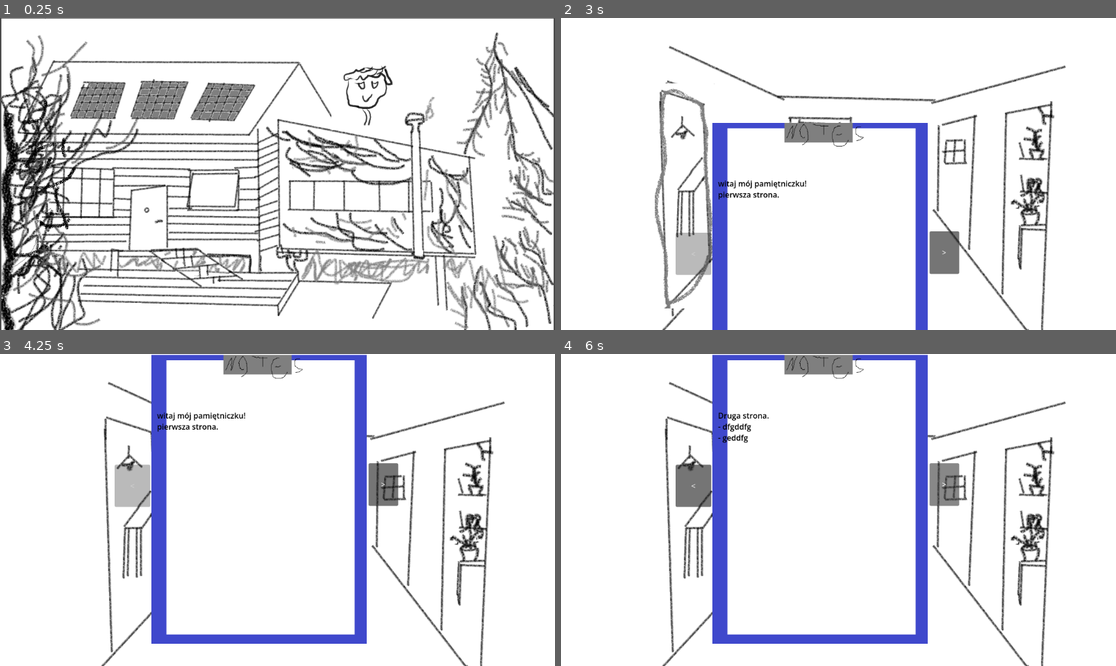
Above: before the commit, frames 1-4 (two rows, left to right).
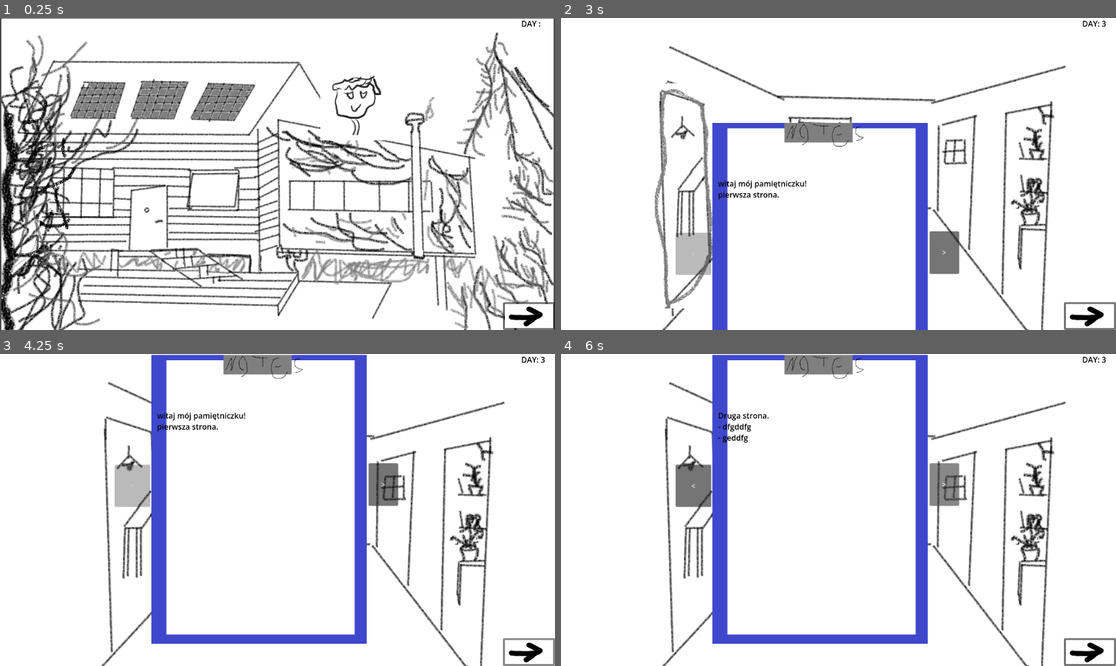
Above: after the commit, the same moments.

Repository: SwiezeBulki/gierka
Game: Godot game, scene res://src/dom_out.tscn
The game is run twice, just before and just after one commit, with the same random seed, the same clock (stepped at 60 frames per second) and the same inputs.
Inputs (mouse positions are in pixels of both pictures, inside the frame that each line leads up to):
- Up to frame 1 (0.25 s): no input
- Up to frame 2 (3 s): click (1088, 317) at 0.52 s; click (1088, 317) at 1.27 s; click (1088, 317) at 2.02 s; tap Enter (ui_accept) at 2.75 s; move the mouse to (710, 217) at 2.77 s; hold N (toggle_notebook) from 2.78 s (still down); click (710, 217) at 2.92 s
- Up to frame 3 (4.25 s): tap Enter (ui_accept) at 3.02 s; release N (toggle_notebook) at 3.5 s; click (527, 653) at 3.52 s
- Up to frame 4 (6 s): click ">" at 4.25 s; click "<" at 5 s; click ">" at 5.75 s

The runs differ from the first frame. In frame 1, 1.3% of the frame differs, in the area x 57-100%, y 0-100%; in frame 2, 0.4%; in frame 3, 0.4%; in frame 4, 0.4%.

Commit message:
Add game loop and npc Manager

Diff:
--- a/project.godot
+++ b/project.godot
@@ -21,7 +21,9 @@
 [autoload]
 
 Sygnaly="*res://src/sygnaly.gd"
+GameLoop="*uid://b1kuwaurs2as3"
 DialogManager="*uid://4esfsqcj053j"
+NpcManager="*uid://bj5fqmxvnplbj"
 UiNotes="*uid://fivqeared447"
 
 [input]
--- /dev/null
+++ b/src/dom_out.gd
@@ -0,0 +1,22 @@
+extends Node2D
+@export var room_name = ""
+@onready var spawn_points = $SpawnPoints
+
+func _ready() -> void:
+	spawn_npcs_in_room()
+
+func spawn_npcs_in_room():
+	print("--- DEBUG SPAWNOWANIA ---")
+	print("Pokój: ", room_name)
+	var npcs_to_spawn = NpcManager.get_npcs_for_room(room_name)
+	print("NPC, którzy powinni tu być według Managera: ", npcs_to_spawn)
+	for npc in npcs_to_spawn:
+		if NpcManager.npc_scenes.has(npc):
+			var npc_instance = NpcManager.npc_scenes[npc].instantiate()
+			npc_instance.current_room_name = room_name
+			var point = spawn_points.get_node_or_null(npc)
+			if point :
+				npc_instance.global_position = point.global_position
+			else :
+				npc_instance.global_position = Vector2(100, 100)
+			add_child(npc_instance)
--- a/src/dom_out.tscn
+++ b/src/dom_out.tscn
@@ -1,18 +1,14 @@
 [gd_scene format=3 uid="uid://bvc7xdkt1pr0y"]
 
+[ext_resource type="Script" uid="uid://djg47po52afp2" path="res://src/dom_out.gd" id="1_idohv"]
 [ext_resource type="Texture2D" uid="uid://bbvoof51ytme8" path="res://obrazki/front.png" id="1_pdmda"]
 [ext_resource type="Script" uid="uid://byujm8oroi4g3" path="res://src/drzwifront.gd" id="2_idohv"]
 [ext_resource type="Texture2D" uid="uid://cs77tv4crrjuj" path="res://obrazki/drzwi front.png" id="3_he4n6"]
-[ext_resource type="Script" uid="uid://wjaibnfepycj" path="res://src/gosciu_1.gd" id="4_r10qw"]
-[ext_resource type="Texture2D" uid="uid://ynxgu3tjatv8" path="res://obrazki/gosc1.png" id="5_1p4j6"]
 [ext_resource type="Script" uid="uid://33s42qdv05jw" path="res://src/Popup_Menu.gd" id="6_5ob16"]
 [ext_resource type="PackedScene" uid="uid://4esfsqcj053j" path="res://src/dialog.tscn" id="7_idohv"]
 
 [sub_resource type="RectangleShape2D" id="RectangleShape2D_3vc31"]
 size = Vector2(113, 154)
-
-[sub_resource type="RectangleShape2D" id="RectangleShape2D_jyuat"]
-size = Vector2(122.5, 121)
 
 [sub_resource type="StyleBoxFlat" id="StyleBoxFlat_wgjcq"]
 bg_color = Color(0.843184, 0.843184, 0.843184, 1)
@@ -25,7 +21,9 @@
 corner_radius_top_left = 33
 corner_radius_bottom_right = 33
 
-[node name="Node2D" type="Node2D" unique_id=500612249]
+[node name="DomOut" type="Node2D" unique_id=500612249]
+script = ExtResource("1_idohv")
+room_name = "DomOut"
 
 [node name="domek" type="Sprite2D" parent="." unique_id=369115046]
 position = Vector2(571, 329)
@@ -45,18 +43,6 @@
 position = Vector2(294.5, 404)
 shape = SubResource("RectangleShape2D_3vc31")
 
-[node name="gosciu1" type="Area2D" parent="." unique_id=2026944396]
-script = ExtResource("4_r10qw")
-
-[node name="gosc1" type="Sprite2D" parent="gosciu1" unique_id=508651410]
-position = Vector2(757, 160)
-scale = Vector2(0.57874, 0.572)
-texture = ExtResource("5_1p4j6")
-
-[node name="CollisionShape2D" type="CollisionShape2D" parent="gosciu1" unique_id=1655562315]
-position = Vector2(759, 152)
-shape = SubResource("RectangleShape2D_jyuat")
-
 [node name="PopupMenu" type="PopupMenu" parent="." unique_id=1629915057]
 size = Vector2i(200, 100)
 min_size = Vector2i(150, 0)
@@ -73,5 +59,13 @@
 
 [node name="DIalog" parent="UI" unique_id=353726640 instance=ExtResource("7_idohv")]
 
+[node name="SpawnPoints" type="Node2D" parent="." unique_id=1592921187]
+
+[node name="Gosc1" type="Marker2D" parent="SpawnPoints" unique_id=778436862]
+position = Vector2(737, 170)
+
+[node name="Gosc2" type="Marker2D" parent="SpawnPoints" unique_id=1952570826]
+position = Vector2(562, 510)
+
 [connection signal="mouse_entered" from="drzwifront" to="drzwifront" method="_on_mouse_entered"]
 [connection signal="mouse_exited" from="drzwifront" to="drzwifront" method="_on_mouse_exited"]
--- /dev/null
+++ b/src/game_loop.gd
@@ -0,0 +1,19 @@
+extends CanvasLayer
+#game_loop
+var max_days = 3
+var current_day = 0
+@onready var end_day_button = $Button
+@onready var day_label = $Day
+
+func _ready() -> void:
+	NpcManager.update_time(current_day)
+
+func _on_button_pressed() -> void:
+	if current_day < max_days:
+		current_day += 1
+		print("Rozpoczynamy dzień: ", current_day)
+
+		NpcManager.update_time(current_day)
+		day_label.text = "DAY: " + str(current_day)
+	else:
+		print("To już koniec gry!")
--- /dev/null
+++ b/src/game_loop.tscn
@@ -0,0 +1,41 @@
+[gd_scene format=3 uid="uid://b1kuwaurs2as3"]
+
+[ext_resource type="Script" uid="uid://bfpn7g13hkdpf" path="res://src/game_loop.gd" id="1_5twum"]
+[ext_resource type="Texture2D" uid="uid://cilsurqrerb5m" path="res://obrazki/arrow.png" id="2_qw715"]
+
+[sub_resource type="StyleBoxTexture" id="StyleBoxTexture_rha72"]
+texture = ExtResource("2_qw715")
+modulate_color = Color(0.97472435, 0.7608513, 0.75786185, 1)
+
+[sub_resource type="StyleBoxTexture" id="StyleBoxTexture_fhpud"]
+texture = ExtResource("2_qw715")
+modulate_color = Color(0.38928655, 0.38928664, 0.38928658, 1)
+
+[node name="GameLoop" type="CanvasLayer" unique_id=624145572]
+script = ExtResource("1_5twum")
+
+[node name="Button" type="Button" parent="." unique_id=2075627052]
+anchors_preset = 3
+anchor_left = 1.0
+anchor_top = 1.0
+anchor_right = 1.0
+anchor_bottom = 1.0
+offset_left = -108.0
+offset_top = -58.0
+grow_horizontal = 0
+grow_vertical = 0
+theme_override_styles/pressed = SubResource("StyleBoxTexture_rha72")
+theme_override_styles/disabled = SubResource("StyleBoxTexture_fhpud")
+icon = ExtResource("2_qw715")
+
+[node name="Day" type="Label" parent="." unique_id=788899480]
+anchors_preset = 1
+anchor_left = 1.0
+anchor_right = 1.0
+offset_left = -70.0
+offset_bottom = 23.0
+grow_horizontal = 0
+theme_override_colors/font_color = Color(0, 0, 0, 1)
+text = "DAY : "
+
+[connection signal="pressed" from="Button" to="." method="_on_button_pressed"]
--- a/src/gosciu_1.gd
+++ b/src/gosciu_1.gd
@@ -1,15 +1,14 @@
-extends "res://src/ludkimenu.gd"
-var day = 1
-var Speaker = "gosciu 1"
+extends "res://src/npc.gd"
+var day = GameLoop.current_day
 
 func talk():
-	DialogManager.display_line(Speaker,day,"o siema")
+	DialogManager.display_line(npc_name,day,"o siema")
 	print("o siema")
 
 func help():
-	DialogManager.display_line(Speaker,day,"czy chcesz pomoc gosciowi na dachu?")
+	DialogManager.display_line(npc_name,day,"czy chcesz pomoc gosciowi na dachu?")
 	print("czy chcesz pomoc gosciowi na dachu?")
 
 func order():
-	DialogManager.display_line(Speaker,day,"co ma zrobic gosciu?")
+	DialogManager.display_line(npc_name,day,"co ma zrobic gosciu?")
 	print("co ma zrobic gosciu?")
--- /dev/null
+++ b/src/gosciu_1.tscn
@@ -0,0 +1,21 @@
+[gd_scene format=3 uid="uid://6uasbn2o5rwt"]
+
+[ext_resource type="Script" uid="uid://wjaibnfepycj" path="res://src/gosciu_1.gd" id="1_tt3dv"]
+[ext_resource type="Texture2D" uid="uid://ynxgu3tjatv8" path="res://obrazki/gosc1.png" id="2_2sxhl"]
+
+[sub_resource type="RectangleShape2D" id="RectangleShape2D_jyuat"]
+size = Vector2(122.5, 121)
+
+[node name="gosciu1" type="Area2D" unique_id=2135766967]
+script = ExtResource("1_tt3dv")
+npc_name = "Gosc1"
+current_room_name = "DomOut"
+
+[node name="gosc1" type="Sprite2D" parent="." unique_id=1801315646]
+position = Vector2(-3.5000234, 10.5)
+scale = Vector2(0.57874, 0.572)
+texture = ExtResource("2_2sxhl")
+
+[node name="CollisionShape2D" type="CollisionShape2D" parent="." unique_id=962318535]
+position = Vector2(-1.5000839, 2.5)
+shape = SubResource("RectangleShape2D_jyuat")
--- a/src/gosciu_2.gd
+++ b/src/gosciu_2.gd
@@ -1,13 +1,11 @@
-
-extends "res://src/ludkimenu.gd"
-var day = 1
-var Speaker = "Gosciu 2"
+extends "res://src/npc.gd"
+var day = GameLoop.current_day
 
 func talk():
-	DialogManager.display_line(Speaker,day,"o kurwa FBI")
+	DialogManager.display_line(npc_name,day,"o kurwa FBI")
 
 func help():
-	DialogManager.display_line(Speaker,day,"czy chcesz pomoc gosciowi2 w holu")
+	DialogManager.display_line(npc_name,day,"czy chcesz pomoc gosciowi2 w holu")
 
 func order():
-	DialogManager.display_line(Speaker,day, "co ma zrobic gosciu2?")
+	DialogManager.display_line(npc_name,day, "co ma zrobic gosciu2?")
--- /dev/null
+++ b/src/gosciu_2.tscn
@@ -0,0 +1,22 @@
+[gd_scene format=3 uid="uid://dhquuuh8o3pow"]
+
+[ext_resource type="Script" uid="uid://w67xtmw04hra" path="res://src/gosciu_2.gd" id="1_4r1eh"]
+[ext_resource type="Texture2D" uid="uid://pp4ol81ynm22" path="res://obrazki/gosc2.png" id="2_edush"]
+
+[sub_resource type="RectangleShape2D" id="RectangleShape2D_rha72"]
+size = Vector2(186, 186)
+
+[node name="gosciu2" type="Area2D" unique_id=1002868875]
+z_index = 3
+priority = 1
+script = ExtResource("1_4r1eh")
+npc_name = "Gosc2"
+current_room_name = "Hol"
+
+[node name="Sprite2D" type="Sprite2D" parent="." unique_id=1269499317]
+scale = Vector2(0.605058, 0.681818)
+texture = ExtResource("2_edush")
+
+[node name="CollisionShape2D3" type="CollisionShape2D" parent="." unique_id=729155235]
+position = Vector2(-1, 1)
+shape = SubResource("RectangleShape2D_rha72")
--- /dev/null
+++ b/src/hol_scene.gd
@@ -0,0 +1,22 @@
+extends Node2D
+@export var room_name = ""
+@onready var spawn_points = $SpawnPoints
+# Called when the node enters the scene tree for the first time.
+func _ready() -> void:
+	spawn_npcs_in_room()
+
+func spawn_npcs_in_room():
+	print("--- DEBUG SPAWNOWANIA ---")
+	print("Pokój: ", room_name)
+	var npcs_to_spawn = NpcManager.get_npcs_for_room(room_name)
+	print("NPC, którzy powinni tu być według Managera: ", npcs_to_spawn)
+	for npc in npcs_to_spawn:
+		if NpcManager.npc_scenes.has(npc):
+			var npc_instance = NpcManager.npc_scenes[npc].instantiate()
+			npc_instance.current_room_name = room_name
+			var point = spawn_points.get_node_or_null(npc)
+			if point :
+				npc_instance.global_position = point.global_position
+			else :
+				npc_instance.global_position = Vector2(100, 100)
+			add_child(npc_instance)
--- a/src/hol_scene.tscn
+++ b/src/hol_scene.tscn
@@ -1,12 +1,11 @@
-[gd_scene load_steps=14 format=3 uid="uid://f1rhtnug7aa4"]
+[gd_scene format=3 uid="uid://f1rhtnug7aa4"]
 
 [ext_resource type="Texture2D" uid="uid://dqwbj30kqjyq1" path="res://obrazki/hol.png" id="1_aypnr"]
+[ext_resource type="Script" uid="uid://mno2gwbkihdy" path="res://src/hol_scene.gd" id="1_q5okb"]
 [ext_resource type="Script" uid="uid://boggpfmw34csp" path="res://src/drzwikuchnia.gd" id="2_h84ix"]
 [ext_resource type="Texture2D" uid="uid://bfgte3akqh6ds" path="res://obrazki/drzwikuchnia.png" id="2_nsf07"]
 [ext_resource type="Texture2D" uid="uid://ce4ierpd7caw5" path="res://obrazki/wyjscie.png" id="3_y63nr"]
-[ext_resource type="Texture2D" uid="uid://pp4ol81ynm22" path="res://obrazki/gosc2.png" id="4_h84ix"]
 [ext_resource type="Script" uid="uid://bxvwd8x86kdtr" path="res://src/wyjscie.gd" id="4_q5okb"]
-[ext_resource type="Script" uid="uid://w67xtmw04hra" path="res://src/gosciu_2.gd" id="6_fhpud"]
 [ext_resource type="Script" uid="uid://33s42qdv05jw" path="res://src/Popup_Menu.gd" id="8_q5okb"]
 [ext_resource type="PackedScene" uid="uid://4esfsqcj053j" path="res://src/dialog.tscn" id="9_fhpud"]
 
@@ -15,9 +14,6 @@
 
 [sub_resource type="RectangleShape2D" id="RectangleShape2D_q5okb"]
 size = Vector2(104, 403.5)
-
-[sub_resource type="RectangleShape2D" id="RectangleShape2D_rha72"]
-size = Vector2(186, 186)
 
 [sub_resource type="StyleBoxFlat" id="StyleBoxFlat_fhpud"]
 bg_color = Color(0.843184, 0.843184, 0.843184, 1)
@@ -30,65 +26,62 @@
 corner_radius_top_left = 33
 corner_radius_bottom_right = 33
 
-[node name="Node2D" type="Node2D"]
+[node name="Hol_scene" type="Node2D" unique_id=1766721927]
 position = Vector2(-105, 40)
+script = ExtResource("1_q5okb")
+room_name = "Hol"
 
-[node name="hol" type="Sprite2D" parent="."]
+[node name="hol" type="Sprite2D" parent="." unique_id=454839597]
 z_index = -1
 position = Vector2(699.7, 241.7)
 scale = Vector2(1.1, 1.1)
 texture = ExtResource("1_aypnr")
 
-[node name="wyjscie" type="Area2D" parent="."]
+[node name="wyjscie" type="Area2D" parent="." unique_id=1487467385]
 script = ExtResource("4_q5okb")
 
-[node name="CollisionShape2D2" type="CollisionShape2D" parent="wyjscie"]
+[node name="CollisionShape2D2" type="CollisionShape2D" parent="wyjscie" unique_id=632863312]
 position = Vector2(684, 564)
 scale = Vector2(200, 200)
 shape = SubResource("RectangleShape2D_fhpud")
 
-[node name="wyjscie_sprite" type="Sprite2D" parent="wyjscie"]
+[node name="wyjscie_sprite" type="Sprite2D" parent="wyjscie" unique_id=50934101]
 visibility_layer = 4
 z_index = 3
 position = Vector2(707, 564)
 scale = Vector2(1.12457, 1.20522)
 texture = ExtResource("3_y63nr")
 
-[node name="drzwikuchnia" type="Area2D" parent="."]
+[node name="drzwikuchnia" type="Area2D" parent="." unique_id=1696711619]
 position = Vector2(385.7, 327.7)
 script = ExtResource("2_h84ix")
 
-[node name="drzwi_sprite" type="Sprite2D" parent="drzwikuchnia"]
+[node name="drzwi_sprite" type="Sprite2D" parent="drzwikuchnia" unique_id=1025720237]
 position = Vector2(-10.95, 2.29999)
 scale = Vector2(1.0102, 1)
 texture = ExtResource("2_nsf07")
 
-[node name="CollisionShape2D" type="CollisionShape2D" parent="drzwikuchnia"]
+[node name="CollisionShape2D" type="CollisionShape2D" parent="drzwikuchnia" unique_id=549112367]
 position = Vector2(-4, 1)
 shape = SubResource("RectangleShape2D_q5okb")
 
-[node name="gosciu2" type="Area2D" parent="."]
-script = ExtResource("6_fhpud")
-
-[node name="Sprite2D" type="Sprite2D" parent="gosciu2"]
-position = Vector2(797.7, 407.7)
-scale = Vector2(0.605058, 0.681818)
-texture = ExtResource("4_h84ix")
-
-[node name="CollisionShape2D3" type="CollisionShape2D" parent="gosciu2"]
-position = Vector2(799.7, 396.7)
-scale = Vector2(1, 1)
-shape = SubResource("RectangleShape2D_rha72")
-
-[node name="PopupMenu" type="PopupMenu" parent="."]
+[node name="PopupMenu" type="PopupMenu" parent="." unique_id=156487697]
 size = Vector2i(200, 100)
 min_size = Vector2i(150, 0)
 theme_override_colors/font_color = Color(0.144063, 0.144063, 0.144063, 1)
 theme_override_styles/panel = SubResource("StyleBoxFlat_fhpud")
 script = ExtResource("8_q5okb")
 
-[node name="UI" type="CanvasLayer" parent="."]
+[node name="UI" type="CanvasLayer" parent="." unique_id=1670369137]
 layer = 10
 visible = false
 
-[node name="DIalog" parent="UI" instance=ExtResource("9_fhpud")]
+[node name="DIalog" parent="UI" unique_id=1658452068 instance=ExtResource("9_fhpud")]
+
+[node name="SpawnPoints" type="Node2D" parent="." unique_id=976630645]
+
+[node name="Gosc2" type="Marker2D" parent="SpawnPoints" unique_id=1031701543]
+position = Vector2(844, 399)
+
+[node name="Gosc1" type="Marker2D" parent="SpawnPoints" unique_id=1739105957]
+position = Vector2(582, 377)
--- a/src/ludkimenu.gd
+++ /dev/null
@@ -1,19 +0,0 @@
-extends Area2D
-
-@onready var menu = $"../PopupMenu"
-
-func _input_event(_viewport, event, _shape_idx):
-	if event is InputEventMouseButton:
-		if event.button_index == MOUSE_BUTTON_RIGHT and event.pressed:
-			menu.current_target = self
-			menu.position = Vector2i(get_viewport().get_mouse_position())
-			menu.popup()
-
-func talk():
-	pass
-
-func help():
-	pass
-
-func order():
-	pass
--- /dev/null
+++ b/src/npc.gd
@@ -0,0 +1,43 @@
+extends Area2D
+#npc
+@onready var menu = $"../PopupMenu"
+@export var npc_name = ""
+@export var current_room_name = ""
+
+func _ready() -> void:
+	NpcManager.time_changed.connect(_check_schedule)
+	_check_schedule(GameLoop.current_day)
+
+func _input_event(_viewport, event, _shape_idx):
+	if event is InputEventMouseButton:
+		if event.button_index == MOUSE_BUTTON_RIGHT and event.pressed:
+			menu.current_target = self
+			menu.position = Vector2i(get_viewport().get_mouse_position())
+			menu.popup()
+
+func talk():
+	pass
+
+func help():
+	pass
+
+func order():
+	pass
+
+#func go_to_location(location, x=800, y=400):
+	#var path_to_scene = NpcManager.scenecs[location]
+	#get_tree().change_scene_to_file(path_to_scene)
+	#position.x = x
+	#position.y = y
+
+func _check_schedule(day):
+	var my_real_location = NpcManager.get_target_location(npc_name)
+	print("npc_loctaion " ,my_real_location)
+	if my_real_location != current_room_name:
+		hide()
+		monitorable = false
+		monitoring = false
+	else:
+		show()
+		monitorable = true
+		monitoring = true
--- /dev/null
+++ b/src/npc.tscn
@@ -0,0 +1,15 @@
+[gd_scene format=3 uid="uid://bj5fqmxvnplbj"]
+
+[ext_resource type="Script" uid="uid://cu3fj68ujx0fg" path="res://src/npcManager.gd" id="1_6vcyd"]
+
+[sub_resource type="RectangleShape2D" id="RectangleShape2D_5jdiy"]
+
+[node name="NPC" type="Node" unique_id=1224815500]
+script = ExtResource("1_6vcyd")
+
+[node name="Area2D" type="Area2D" parent="." unique_id=2044856631]
+
+[node name="CollisionShape2D" type="CollisionShape2D" parent="Area2D" unique_id=927215108]
+shape = SubResource("RectangleShape2D_5jdiy")
+
+[node name="Sprite2D" type="Sprite2D" parent="Area2D" unique_id=1997996539]
--- /dev/null
+++ b/src/npcManager.gd
@@ -0,0 +1,41 @@
+extends Node
+#npc Menager
+signal time_changed(current_day)
+var npc_scenes = {
+	"Gosc2": preload("res://src/gosciu_2.tscn"),
+	"Gosc1": preload("res://src/gosciu_1.tscn")
+}
+
+var npc_schedules = {
+	"Gosc1": { 1: "Hol", 2: "DomOut" },
+	"Gosc2": { 1: "DomOut" , 2: "Hol"}
+}
+
+var current_locations = {
+	"Gosc1": "DomOut",
+	"Gosc2": "Hol"
+}
+
+var current_day: int = 0
+
+func update_time(new_day):
+	current_day = new_day
+	_update_npc_locations()
+	time_changed.emit(new_day)
+
+func _update_npc_locations():
+	for npc_name in current_locations.keys():
+		if npc_schedules.has(npc_name) and npc_schedules[npc_name].has(current_day):
+			current_locations[npc_name] = npc_schedules[npc_name][current_day]
+
+func get_target_location(npc_name: String) -> String:
+	if current_locations.has(npc_name):
+		return current_locations[npc_name]
+	return ""
+
+func get_npcs_for_room(room_name: String) -> Array:
+	var npcs_to_spawn = []
+	for npc_name in current_locations.keys():
+		if current_locations[npc_name] == room_name:
+			npcs_to_spawn.append(npc_name)
+	return npcs_to_spawn
Not shown, added: src/dom_out.gd.uid
Not shown, added: src/game_loop.gd.uid
Not shown, added: src/hol_scene.gd.uid
Renamed: src/ludkimenu.gd.uid -> src/npc.gd.uid
Not shown, added: src/npcManager.gd.uid
